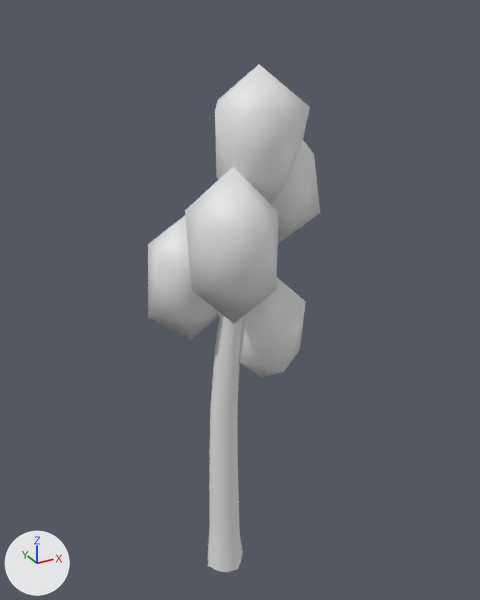
A saved change to the glTF model models/variants/birch_v1.glb.
Both versions are drawn from a 50 mm lens placed at (-2.57, -5.03, 5.63), pointed at (0.27, 0.12, 3.05). The axes (+X, +Y, +Z) are drawn at lower left. The lights are the same throughout. The older version comes first. Vertices at exactly the same position are counted once.

In view in the first picture: 'Body_Canopy0', 'Body_Canopy1', 'Body_Canopy2', 'Body_Canopy3', 'Body_Canopy4', 'Body_Trunk' and 1 more.
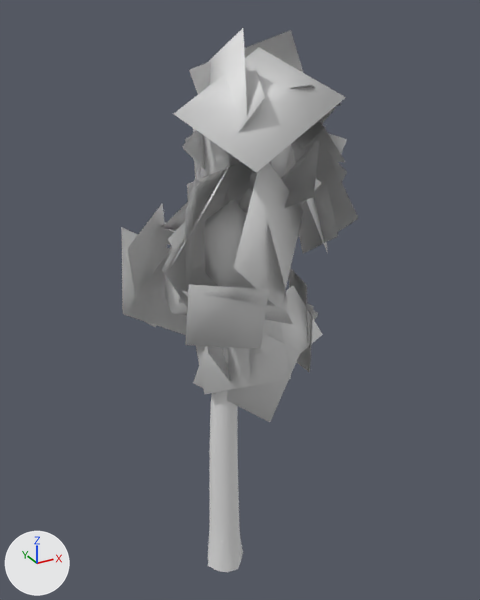
The change in detail:
me_body_canopy0 is used by ob_body_canopy0; location (0.43, -0.03, 2.8); rotation (0.0, 0.0, 2.829), in degrees (0, 0, 162).
me_body_canopy0 had 12 vertices, 20 faces and spanned x -0.389..0.369, y -0.389..0.381, z -0.581..0.621.
me_body_canopy0 now has 52 vertices, 40 faces and spans x -0.932..0.807, y -0.901..0.581, z -0.956..1.001.
me_body_canopy0 part 1: the whole mesh is rebuilt.
me_body_canopy1 is used by ob_body_canopy1; location (-0.19, 0.27, 3.3); rotation (0.0, 0.0, 1.112), in degrees (0, 0, 64).
me_body_canopy1 had 12 vertices, 20 faces and spanned x -0.323..0.335, y -0.338..0.392, z -0.635..0.637.
me_body_canopy1 now has 52 vertices, 40 faces and spans x -0.716..0.681, y -0.538..0.776, z -0.678..0.845.
me_body_canopy1 part 2: the whole mesh is rebuilt.
me_body_canopy2 is used by ob_body_canopy2; location (-0.07, -0.39, 3.75); rotation (0.0, 0.0, -0.168), in degrees (0, 0, -9.6).
me_body_canopy2 had 12 vertices, 20 faces and spanned x -0.372..0.398, y -0.392..0.399, z -0.661..0.723.
me_body_canopy2 now has 56 vertices, 42 faces and spans x -0.672..0.602, y -0.835..0.696, z -0.768..0.875.
me_body_canopy2 part 3: the whole mesh is rebuilt.
me_body_canopy3 is used by ob_body_canopy3; location (0.59, 0.02, 4.2); rotation (0.0, 0.0, -0.93), in degrees (0, 0, -53).
me_body_canopy3 had 12 vertices, 20 faces and spanned x -0.359..0.342, y -0.342..0.362, z -0.622..0.601.
me_body_canopy3 now has 52 vertices, 40 faces and spans x -0.803..0.808, y -0.521..0.675, z -0.724..1.059.
me_body_canopy3 part 4: the whole mesh is rebuilt.
me_body_canopy4 is used by ob_body_canopy4; location (0.32, -0.1, 4.55); rotation (0.0, 0.0, 0.698), in degrees (0, 0, 40).
me_body_canopy4 had 12 vertices, 20 faces and spanned x -0.392..0.416, y -0.405..0.428, z -0.705..0.66.
me_body_canopy4 now has 56 vertices, 42 faces and spans x -0.704..0.721, y -0.857..0.749, z -0.823..0.939.
me_body_canopy4 part 5: the whole mesh is rebuilt.
Object 'Body_Canopy0' (ob_body_canopy0) turns from (0, 0, 162) to (0, 0, -144) degrees about x, y and z.
Object 'Body_Canopy1' (ob_body_canopy1) turns from (0, 0, 64) to (0, 0, -43) degrees about x, y and z.
Object 'Body_Canopy2' (ob_body_canopy2) turns from (0, 0, -9.6) to (0, 0, 115) degrees about x, y and z.
Object 'Body_Canopy3' (ob_body_canopy3) turns from (0, 0, -53) to (0, 0, -13) degrees about x, y and z.
Object 'Body_Canopy4' (ob_body_canopy4) turns from (0, 0, 40) to (0, 0, -24) degrees about x, y and z.

Pixel boxes (x1, y1, x2, y2) of what changed, in the pictures (480 x 600 px):
'Body_Canopy2', reshaped, turned
    before: (185, 167, 278, 324)
    after: (162, 156, 304, 349)
'Body_Canopy4', reshaped, turned
    before: (215, 64, 310, 204)
    after: (174, 28, 346, 208)
'Body_Canopy0', reshaped, turned
    before: (238, 278, 306, 378)
    after: (193, 268, 323, 422)
'Body_Canopy1', reshaped, turned
    before: (148, 216, 220, 340)
    after: (121, 202, 188, 335)
'Body_Canopy3', reshaped, turned
    before: (271, 140, 320, 244)
    after: (205, 108, 358, 253)
